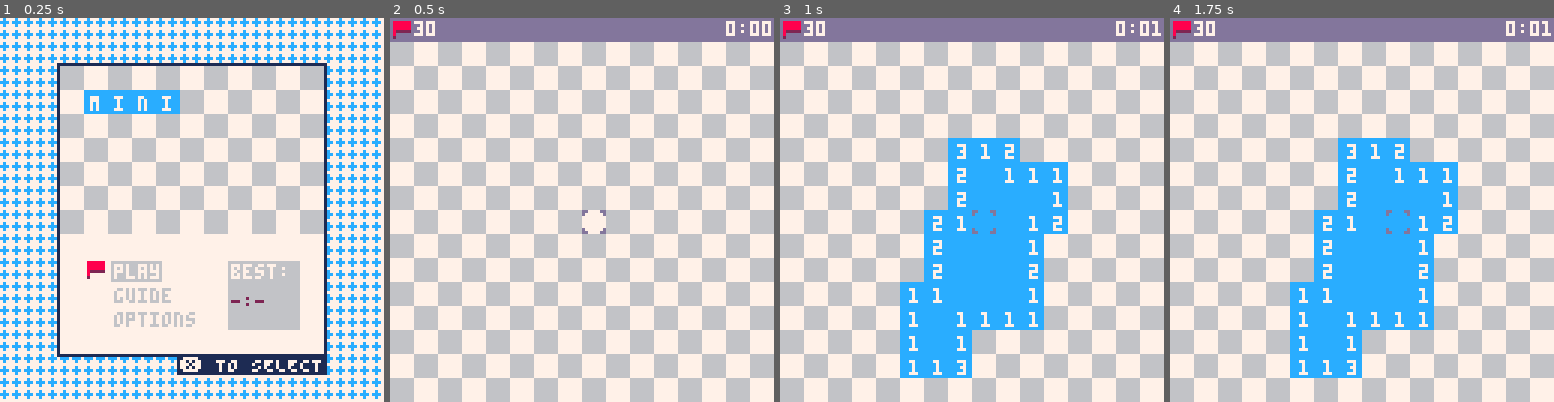
Above: before the commit, frames 1-4 (left to right).
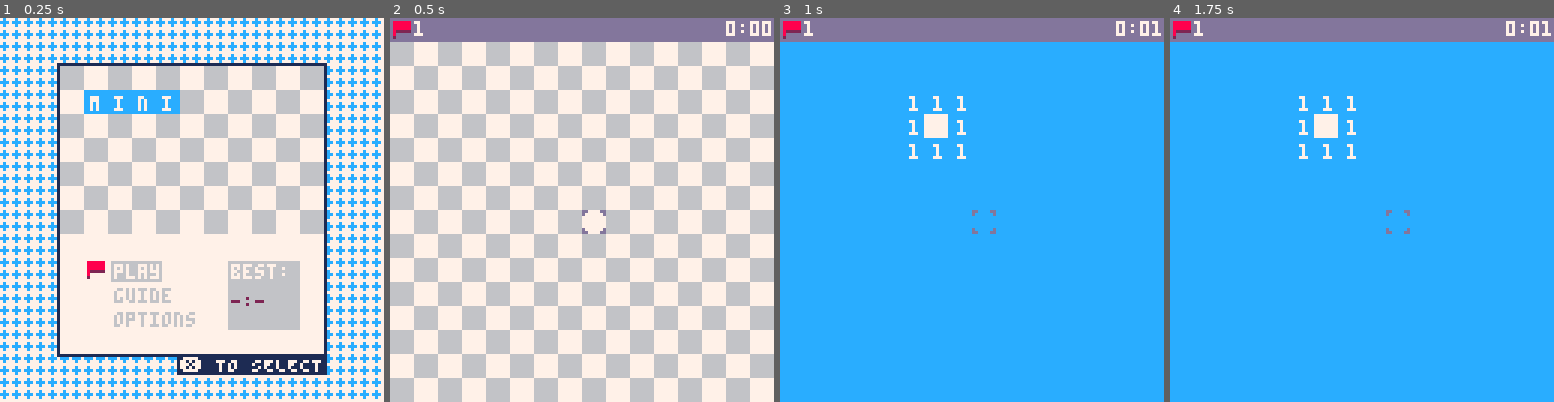
Above: after the commit, the same moments.

Repository: wsasaki01/mini-mines
Game: PICO-8 cartridge mini-mines.p8
The game is run twice, just before and just after one commit, with the same random seed, the same clock (stepped at 60 frames per second) and the same inputs.
Inputs (mouse positions are in pixels of both pictures, inside the frame that each line leads up to):
- Up to frame 1 (0.25 s): no input
- Up to frame 2 (0.5 s): tap X (X key) at 0.33 s
- Up to frame 3 (1 s): click (1060, 121) at 0.67 s; tap O (Z key) at 0.7 s
- Up to frame 4 (1.75 s): tap X (X key) at 1.07 s; click (1216, 267) at 1.22 s; hold Right from 1.6 s (still down); tap O (Z key) at 1.7 s

Frame 1 is identical in both runs. In frame 2, 0.1% of the frame differs, in the area x 7-12%, y 0-5%; in frame 3, 77%, in the area x 0-100%, y 0-100%; in frame 4, 77%.

Commit message:
Add drawing for win/loss background to avoid mouse shadow

Diff:
--- a/main.lua
+++ b/main.lua
@@ -71,7 +71,7 @@
     height = 15
 
     -- number of mines
-    mcount = 30
+    mcount = 1
 
     -- number of flags available (automaticall set to no. of mines)
     fcount = mcount
@@ -502,8 +502,23 @@
 
 function _draw()
     if win then
-        -- draw all dug spaces
+        -- clear screen with grey background
+        cls(13)
+
+        -- draw the map
+        map(0, 0)
+
+        -- draw all dug spaces and flags
         draw_digs()
+        draw_flags()
+
+        -- print time in top right corner
+        print(mins..secs, 108, 1, 7)
+
+
+        -- draw flag icon and count in top left corner
+        spr(3, 0, 0)
+        print(fcount, 8, 1, 7)
 
         -- draw message box and border
         rectfill(18, 39, 109, 72, 9)
@@ -523,6 +538,24 @@
             pb_message()
         end
     elseif lose then
+        -- clear screen with grey background
+        cls(13)
+
+        -- draw the map
+        map(0, 0)
+
+        -- draw all dug spaces and flags
+        draw_digs()
+        draw_flags()
+
+        -- print time in top right corner
+        print(mins..secs, 108, 1, 7)
+
+
+        -- draw flag icon and count in top left corner
+        spr(3, 0, 0)
+        print(fcount, 8, 1, 7)
+
         -- draw message box and border
         rectfill(18, 39, 109, 72, 9)
         rectfill(19, 40, 108, 71, 7)
